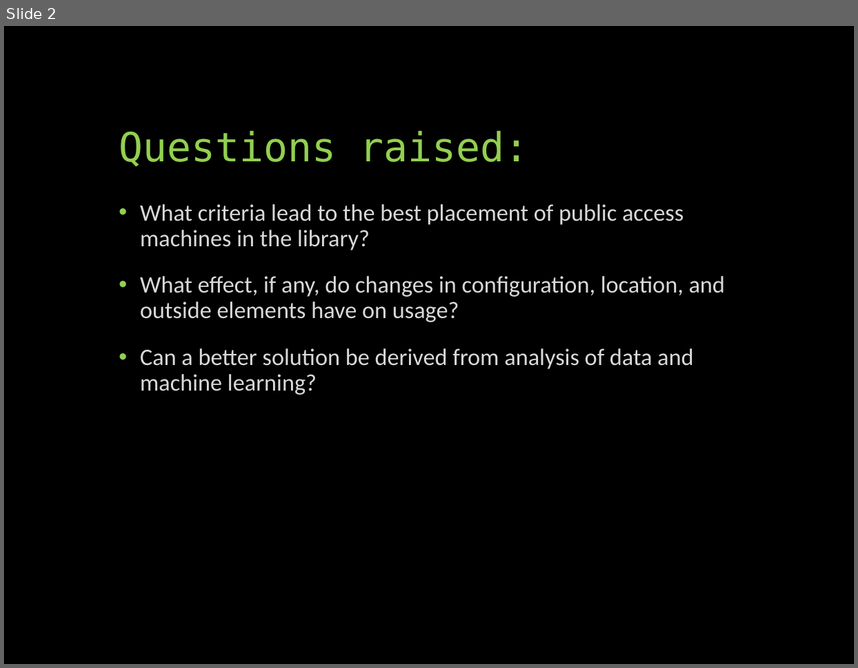
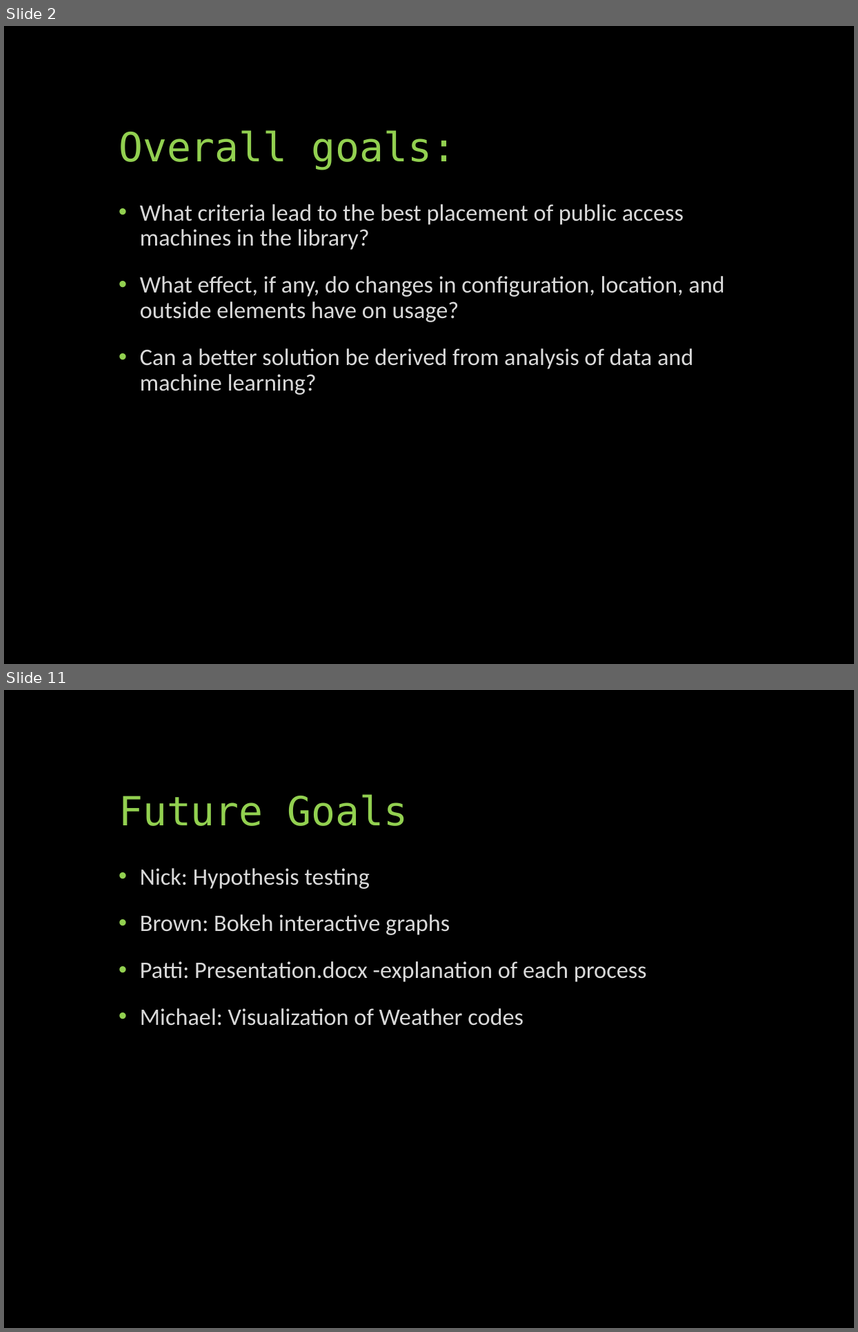
Before and after one commit to UNCG-CSE/Library-Computer-Usage-Analysis, a slide deck: docs/Computers in the Libraries.pptx. Shown one above the other, each under a label of ours: slide 2 before the commit, slides 2 and 11 after it; the slides between them are not shown. The pictures are 858x668 and 858x1332 pixels, drawn with LibreOffice and Linux fonts; fonts in the diff are those of the drawing. Boxes give left, top, right and bottom in pixels: in the first picture for what was removed or moved away, otherwise in the second. Text is boxed around its words. In the diff, an @@ line names an element or a change of style, - is before the commit and + after.

```diff
--- a/docs/Computers in the Libraries.pptx
+++ b/docs/Computers in the Libraries.pptx
@@ slide 11 added at (4,690,854,1328), background #000000 @@
@@ text added at (119,794,408,826), 34 pt, text #92D050 @@
+Future Goals
@@ text added at (140,868,647,1025), 20 pt, text #D9D9D9 @@
+• Nick: Hypothesis testing
+• Brown: Bokeh interactive graphs
+• Patti: Presentation.docx -explanation of each process
+• Michael: Visualization of Weather codes
@@ slide 2 changed as well @@
@@ text at (119,130,457,170): text changed @@
-Questions raised:
+Overall goals:
```
Also in this commit, not shown: 1 other slide changed, 8 other slides added, 7 slides removed, 1 other file.
